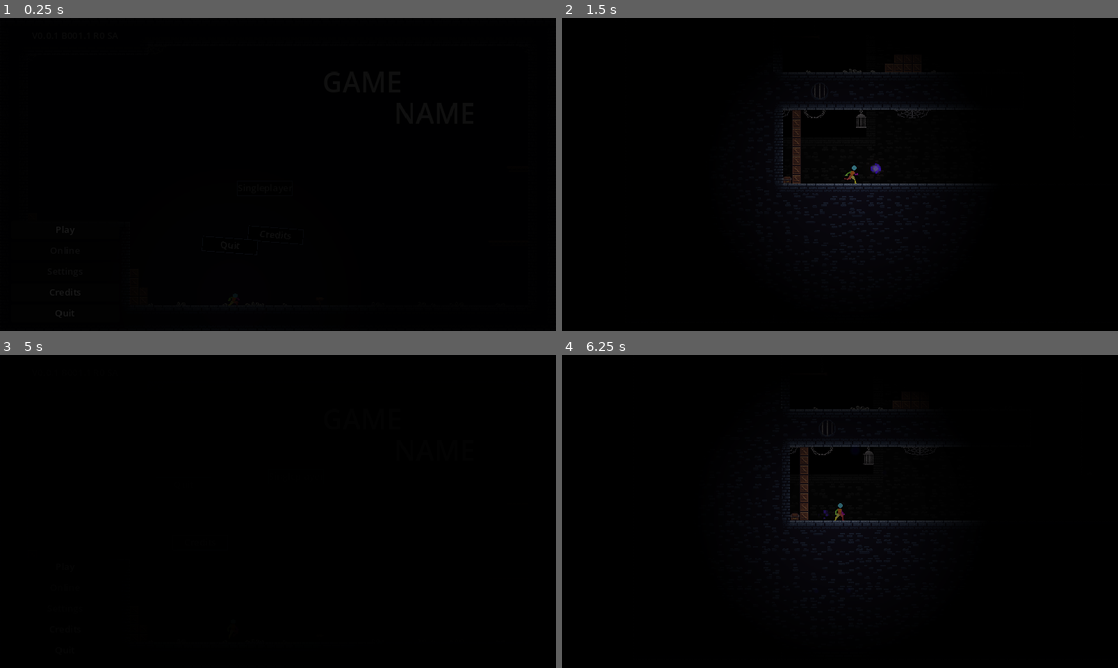
Above: before the commit, frames 1-4 (two rows, left to right).
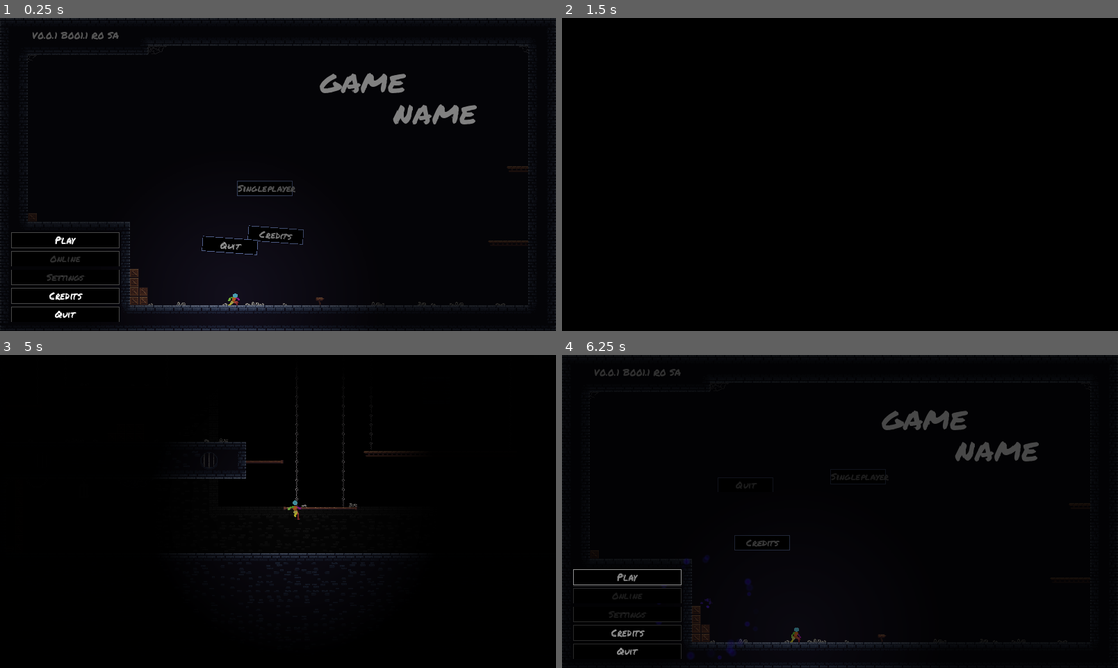
Above: after the commit, the same moments.

Repository: Clobie/orb-demo
Game: Godot game, scene res://scenes/menus/start_menu/startmenu.tscn
The game is run twice, just before and just after one commit, with the same random seed, the same clock (stepped at 60 frames per second) and the same inputs.
Inputs (mouse positions are in pixels of both pictures, inside the frame that each line leads up to):
- Up to frame 1 (0.25 s): no input
- Up to frame 2 (1.5 s): click "Play" at 0.5 s; move the mouse to (962, 158) at 1.27 s; hold D (right) from 1.28 s (still down); click (962, 158) at 1.42 s
- Up to frame 3 (5 s): tap Space (jump) at 1.52, 2.27, 3.77, 4.52 s; move the mouse to (166, 527) at 2.02 s; move the mouse to (333, 442) at 2.77 s; release D (right) at 2.78 s; hold A (left) 2.78-3.53 s; move the mouse to (250, 574) at 3.52 s; hold D (right) from 3.53 s (still down); click (250, 574) at 3.67 s; move the mouse to (444, 558) at 4.27 s; tap Escape (escape) at 4.9 s
- Up to frame 4 (6.25 s): release D (right) at 5 s; click (628, 567) at 5 s, where only the run before the commit has a clickable "Play"; click (628, 577) at 5.75 s, where only the run after the commit has a clickable "Play"

The runs differ from the first frame. In frame 1, 5.4% of the frame differs, in the area x 0-100%, y 0-100%; in frame 2, 2.2%; in frame 3, 1.5%; in frame 4, 4.7%.

Commit message:
more scene and audio manager stuff

Diff:
--- a/autoloads/audio_manager.gd
+++ b/autoloads/audio_manager.gd
@@ -14,6 +14,7 @@
 
 func play_arcane_hit_sfx(pos: Vector2):
 	arcane_sfx.position = pos
+	$ArcaneSFX.play()
 
 func get_next_music_player():
 	if current_music_player == $MusicSFX1:
@@ -41,13 +42,16 @@
 
 func fade_to_track(path):
 	var curr = get_current_music_player()
-	var next = get_next_music_player()
-	next.stream = load(path)
-	next.volume_db = -50
-	next.play()
-	if curr == $MusicSFX1:
-		$AnimationPlayer.play("MusicSFX1_to_MusicSFX2")
+	if !curr.playing:
+		play_music(path)
 	else:
-		$AnimationPlayer.play("MusicSFX2_to_MusicSFX1")
-	cycle_current_music_player()
-	current_music_path = path
+		var next = get_next_music_player()
+		next.stream = load(path)
+		next.volume_db = -50
+		next.play()
+		if curr == $MusicSFX1:
+			$AnimationPlayer.play("MusicSFX1_to_MusicSFX2")
+		else:
+			$AnimationPlayer.play("MusicSFX2_to_MusicSFX1")
+		cycle_current_music_player()
+		current_music_path = path
--- a/autoloads/audio_manager.tscn
+++ b/autoloads/audio_manager.tscn
@@ -1,11 +1,10 @@
 [gd_scene load_steps=7 format=3 uid="uid://bdvyc2wvsvwo0"]
 
 [ext_resource type="Script" path="res://autoloads/audio_manager.gd" id="1_7t8gc"]
-[ext_resource type="AudioStream" uid="uid://c6501ffqumuap" path="res://_IGNORE/assets/audio/Magic Attacks/Arcane/Impact/Arcane_ImpactF1_Cut.wav" id="2_0hasl"]
+[ext_resource type="AudioStream" path="res://_IGNORE/assets/audio/Magic Attacks/Arcane/Impact/Arcane_ImpactF1_Cut.wav" id="2_0hasl"]
 
 [sub_resource type="Animation" id="Animation_pn2hl"]
 resource_name = "MusicSFX1_to_MusicSFX2"
-length = 3.0
 tracks/0/type = "value"
 tracks/0/imported = false
 tracks/0/enabled = true
@@ -13,7 +12,7 @@
 tracks/0/interp = 1
 tracks/0/loop_wrap = true
 tracks/0/keys = {
-"times": PackedFloat32Array(0, 3),
+"times": PackedFloat32Array(0, 1),
 "transitions": PackedFloat32Array(1, 1),
 "update": 0,
 "values": [0.0, -50.0]
@@ -25,7 +24,7 @@
 tracks/1/interp = 1
 tracks/1/loop_wrap = true
 tracks/1/keys = {
-"times": PackedFloat32Array(0, 3),
+"times": PackedFloat32Array(0, 1),
 "transitions": PackedFloat32Array(1, 1),
 "update": 0,
 "values": [-50.0, 0.0]
@@ -37,7 +36,7 @@
 tracks/2/interp = 1
 tracks/2/loop_wrap = true
 tracks/2/keys = {
-"times": PackedFloat32Array(3),
+"times": PackedFloat32Array(1),
 "transitions": PackedFloat32Array(1),
 "values": [{
 "args": [],
@@ -74,7 +73,6 @@
 
 [sub_resource type="Animation" id="Animation_1lhfn"]
 resource_name = "MusicSFX2_to_MusicSFX1"
-length = 3.0
 tracks/0/type = "value"
 tracks/0/imported = false
 tracks/0/enabled = true
@@ -82,7 +80,7 @@
 tracks/0/interp = 1
 tracks/0/loop_wrap = true
 tracks/0/keys = {
-"times": PackedFloat32Array(0, 3),
+"times": PackedFloat32Array(0, 1),
 "transitions": PackedFloat32Array(1, 1),
 "update": 0,
 "values": [-50.0, 0.0]
@@ -94,7 +92,7 @@
 tracks/1/interp = 1
 tracks/1/loop_wrap = true
 tracks/1/keys = {
-"times": PackedFloat32Array(0, 3),
+"times": PackedFloat32Array(0, 1),
 "transitions": PackedFloat32Array(1, 1),
 "update": 0,
 "values": [0.0, -50.0]
@@ -106,7 +104,7 @@
 tracks/2/interp = 1
 tracks/2/loop_wrap = true
 tracks/2/keys = {
-"times": PackedFloat32Array(3),
+"times": PackedFloat32Array(1),
 "transitions": PackedFloat32Array(1),
 "values": [{
 "args": [],
--- a/autoloads/general.gd
+++ b/autoloads/general.gd
@@ -9,4 +9,4 @@
 # Called every frame. 'delta' is the elapsed time since the previous frame.
 func _process(_delta):
 	if Input.is_action_just_pressed("escape"):
-		get_tree().change_scene_to_file("res://scenes/menus/start_menu/startmenu.tscn")
+		SceneManager.fade_to_scene("res://scenes/menus/start_menu/startmenu.tscn")
--- a/autoloads/scene_manager.gd
+++ b/autoloads/scene_manager.gd
@@ -2,6 +2,8 @@
 
 @onready var loading_screen_preload = preload("res://scenes/loading/loading_screen.tscn")
 @onready var loading_screen
+
+@onready var next_scene_path = ""
 
 func _ready():
 	loading_screen = loading_screen_preload.instantiate()
@@ -11,8 +13,14 @@
 	pass
 
 func fade_to_scene(scene_path):
-	get_tree().change_scene_to_file(scene_path)
+	next_scene_path = scene_path
+	$AnimationPlayer.play("fade_to_scene")
+
+func _fade_in():
+	loading_screen.start()
+
+func _fade_out():
 	loading_screen.end()
 
-func reveal():
-	loading_screen.end()
+func _load_next_scene():
+	get_tree().change_scene_to_file(next_scene_path)
--- a/autoloads/scene_manager.tscn
+++ b/autoloads/scene_manager.tscn
@@ -1,7 +1,40 @@
-[gd_scene load_steps=2 format=3 uid="uid://dfvggb0f60b1l"]
+[gd_scene load_steps=4 format=3 uid="uid://dfvggb0f60b1l"]
 
 [ext_resource type="Script" path="res://autoloads/scene_manager.gd" id="1_gc5a1"]
+
+[sub_resource type="Animation" id="Animation_iabp2"]
+resource_name = "fade_to_scene"
+tracks/0/type = "method"
+tracks/0/imported = false
+tracks/0/enabled = true
+tracks/0/path = NodePath(".")
+tracks/0/interp = 1
+tracks/0/loop_wrap = true
+tracks/0/keys = {
+"times": PackedFloat32Array(0, 0.5, 1),
+"transitions": PackedFloat32Array(1, 1, 1),
+"values": [{
+"args": [],
+"method": &"_fade_in"
+}, {
+"args": [],
+"method": &"_load_next_scene"
+}, {
+"args": [],
+"method": &"_fade_out"
+}]
+}
+
+[sub_resource type="AnimationLibrary" id="AnimationLibrary_bl40d"]
+_data = {
+"fade_to_scene": SubResource("Animation_iabp2")
+}
 
 [node name="SceneManager" type="CanvasLayer"]
 layer = 100
 script = ExtResource("1_gc5a1")
+
+[node name="AnimationPlayer" type="AnimationPlayer" parent="."]
+libraries = {
+"": SubResource("AnimationLibrary_bl40d")
+}
--- a/scenes/destructible/buttons/destructible_button.gd
+++ b/scenes/destructible/buttons/destructible_button.gd
@@ -18,7 +18,7 @@
 			get_tree().quit()
 		else:
 			if scene != "":
-				get_tree().change_scene_to_file(scene)
+				SceneManager.fade_to_scene(scene)
 			call_deferred("queue_free")
 
 func hit(obj, gpos):
--- a/scenes/loading/loading_screen.tscn
+++ b/scenes/loading/loading_screen.tscn
@@ -31,7 +31,7 @@
 
 [sub_resource type="Animation" id="Animation_m6x4b"]
 resource_name = "fade_in"
-length = 2.0
+length = 0.5
 tracks/0/type = "value"
 tracks/0/imported = false
 tracks/0/enabled = true
@@ -39,7 +39,7 @@
 tracks/0/interp = 1
 tracks/0/loop_wrap = true
 tracks/0/keys = {
-"times": PackedFloat32Array(0, 2),
+"times": PackedFloat32Array(0, 0.5),
 "transitions": PackedFloat32Array(1, 1),
 "update": 0,
 "values": [Color(0, 0, 0, 1), Color(0, 0, 0, 0)]
@@ -51,7 +51,7 @@
 tracks/1/interp = 1
 tracks/1/loop_wrap = true
 tracks/1/keys = {
-"times": PackedFloat32Array(0, 2),
+"times": PackedFloat32Array(0, 0.5),
 "transitions": PackedFloat32Array(1, 1),
 "update": 1,
 "values": [true, false]
@@ -59,7 +59,7 @@
 
 [sub_resource type="Animation" id="Animation_luqx1"]
 resource_name = "fade_out"
-length = 2.0
+length = 0.5
 tracks/0/type = "value"
 tracks/0/imported = false
 tracks/0/enabled = true
@@ -67,7 +67,7 @@
 tracks/0/interp = 1
 tracks/0/loop_wrap = true
 tracks/0/keys = {
-"times": PackedFloat32Array(0, 2),
+"times": PackedFloat32Array(0, 0.5),
 "transitions": PackedFloat32Array(1, 1),
 "update": 0,
 "values": [Color(0, 0, 0, 0), Color(0, 0, 0, 1)]
@@ -87,7 +87,7 @@
 
 [sub_resource type="Animation" id="Animation_i1kj5"]
 resource_name = "rotate"
-length = 2.0
+length = 0.5
 loop_mode = 1
 
 [sub_resource type="AnimationLibrary" id="AnimationLibrary_tccep"]
--- a/scenes/menus/credits_menu/credit_menu.tscn
+++ b/scenes/menus/credits_menu/credit_menu.tscn
@@ -39,19 +39,20 @@
 [node name="TextEdit" type="TextEdit" parent="ColorRect/MarginContainer"]
 layout_mode = 2
 text = "Developers:
-Clobie - github.com/clobie
-Knups - github.com/knups718
-Bobby - github.com/sil3ntb0b
+Clobie - clobie.itch.io
+Knups
+Bobby
 
 Textures:
-ZeggyGames - https://zegley.itch.io/2d-platformermetroidvania-asset-pack
-David G - https://incolgames.itch.io/dungeon-platformer-tile-set-pixel-art
+ZeggyGames - zegley.itch.io
+David G - incolgames.itch.io
 YD - https://opengameart.org/content/pointers-part-5
 
 Sounds:
-Crow Shade - https://crowshade.itch.io/horror-music-pack
-Daniel SoundsGood - https://danielsoundsgood.itch.io/free-deadly-kombat-sound-effects
-Tim - https://timothyadan.itch.io/magic-attacks-bundle"
+Crow Shade - crowshade.itch.io
+Daniel SoundsGood - danielsoundsgood.itch.io
+Tim - timothyadan.itch.io
+DavidKBD - davidkbd.itch.io"
 editable = false
 context_menu_enabled = false
 shortcut_keys_enabled = false
--- a/scenes/menus/credits_menu/scripts/credit_menu.gd
+++ b/scenes/menus/credits_menu/scripts/credit_menu.gd
@@ -6,4 +6,4 @@
 	pass
 
 func _on_button_back_pressed():
-	get_tree().change_scene_to_file("res://scenes/menus/start_menu/startmenu.tscn")
+	SceneManager.fade_to_scene("res://scenes/menus/start_menu/startmenu.tscn")
--- a/scenes/menus/start_menu/startmenu.tscn
+++ b/scenes/menus/start_menu/startmenu.tscn
@@ -24,8 +24,7 @@
 	button_settings.disabled = true
 	button_online.disabled = true
 	player.camera_2d.enabled = false
-	AudioManager.play_music(level_music_path)
-	SceneManager.reveal()
+	AudioManager.fade_to_track(level_music_path)
 
 	var a = destructible_button_scene.instantiate()
 	a.position = Vector2(randi_range(250, 500), randi_range(50, 400))
--- a/scenes/worlds/example_level/scripts/room1.gd
+++ b/scenes/worlds/example_level/scripts/room1.gd
@@ -2,9 +2,11 @@
 
 @onready var directional_light_2d_darkness = $Lights/DirectionalLight2D_Darkness
 
+@onready var level_music_path = "res://assets/audio/DavidKBD/05 - DavidKBD - Purgatory Pack - From the Dark Past.ogg"
 
 func _ready() -> void:
 	directional_light_2d_darkness.visible = true
+	AudioManager.fade_to_track(level_music_path)
 
 func _process(delta: float) -> void:
 	pass
--- a/themes/menu.tres
+++ b/themes/menu.tres
@@ -1,7 +1,7 @@
 [gd_resource type="Theme" load_steps=54 format=3 uid="uid://b3kq74llqlv3x"]
 
-[ext_resource type="FontFile" uid="uid://cjdt30pmhx8am" path="res://_IGNORE/assets/fonts/PermanentMarker-Regular.ttf" id="1_gagwh"]
-[ext_resource type="Texture2D" uid="uid://nd3qxm6nhcfe" path="res://_IGNORE/assets/icons/icons.svg" id="2_1tf31"]
+[ext_resource type="FontFile" uid="uid://cjdt30pmhx8am" path="res://assets/fonts/PermanentMarker-Regular.ttf" id="1_gagwh"]
+[ext_resource type="Texture2D" uid="uid://nd3qxm6nhcfe" path="res://assets/icons/icons.svg" id="2_1tf31"]
 
 [sub_resource type="FontFile" id="21"]
 fallbacks = Array[Font]([ExtResource("1_gagwh")])
Not shown, changed: export_presets.cfg
Not shown, added: assets/audio/DavidKBD/05 - DavidKBD - Purgatory Pack - From the Dark Past.ogg
